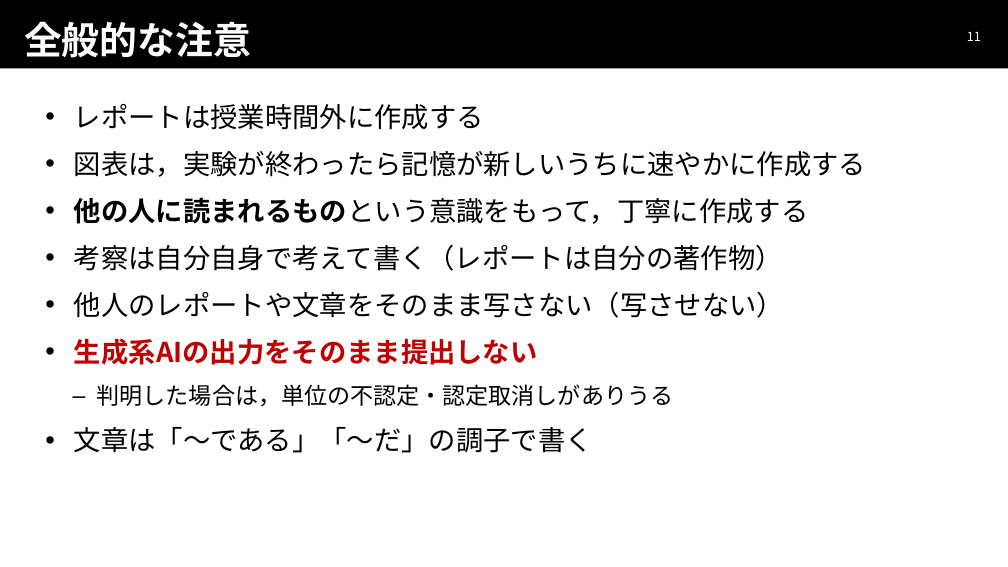
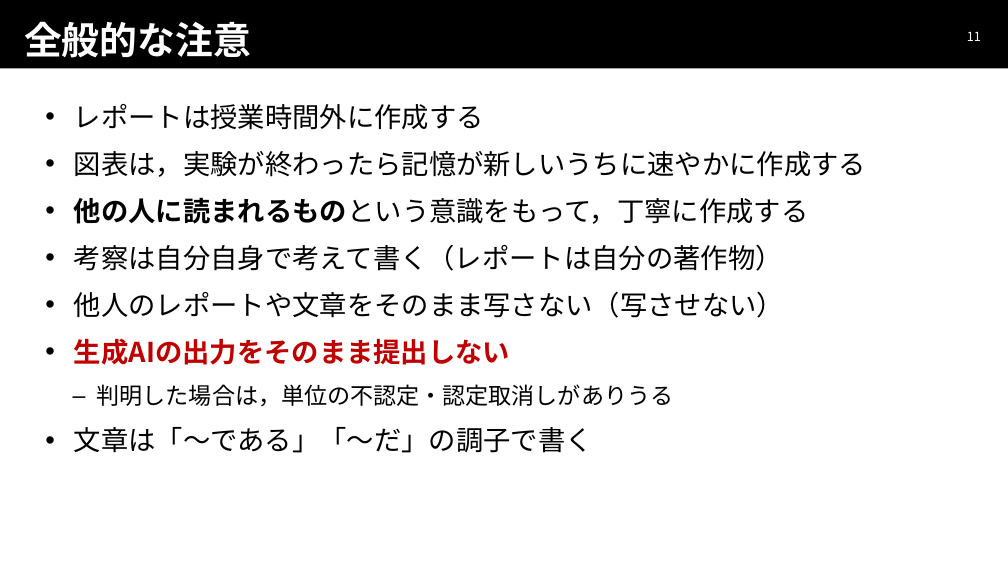
Before and after one commit to uhyogo-epa/EEexperimentsI-manual, a slide deck: slide 11 of slides/00_guidance/20261123_実験後半ガイダンス.pptx. Drawn at 1008x567 pixels with LibreOffice and Linux fonts; fonts in the diff are those of the drawing. Boxes give left, top, right and bottom in pixels: in the first picture for what was removed or moved away, otherwise in the second. Text is boxed around its words. In the diff, an @@ line names an element or a change of style, - is before the commit and + after.

```diff
--- a/slides/00_guidance/20261123_実験後半ガイダンス.pptx
+++ b/slides/00_guidance/20261123_実験後半ガイダンス.pptx
@@ text at (74, 338, 510, 365): text changed @@
-• 生成系AIの出力をそのまま提出しない
+• 生成AIの出力をそのまま提出しない
```
Also in this commit, not shown: 3 other slides changed, 1 other file.
